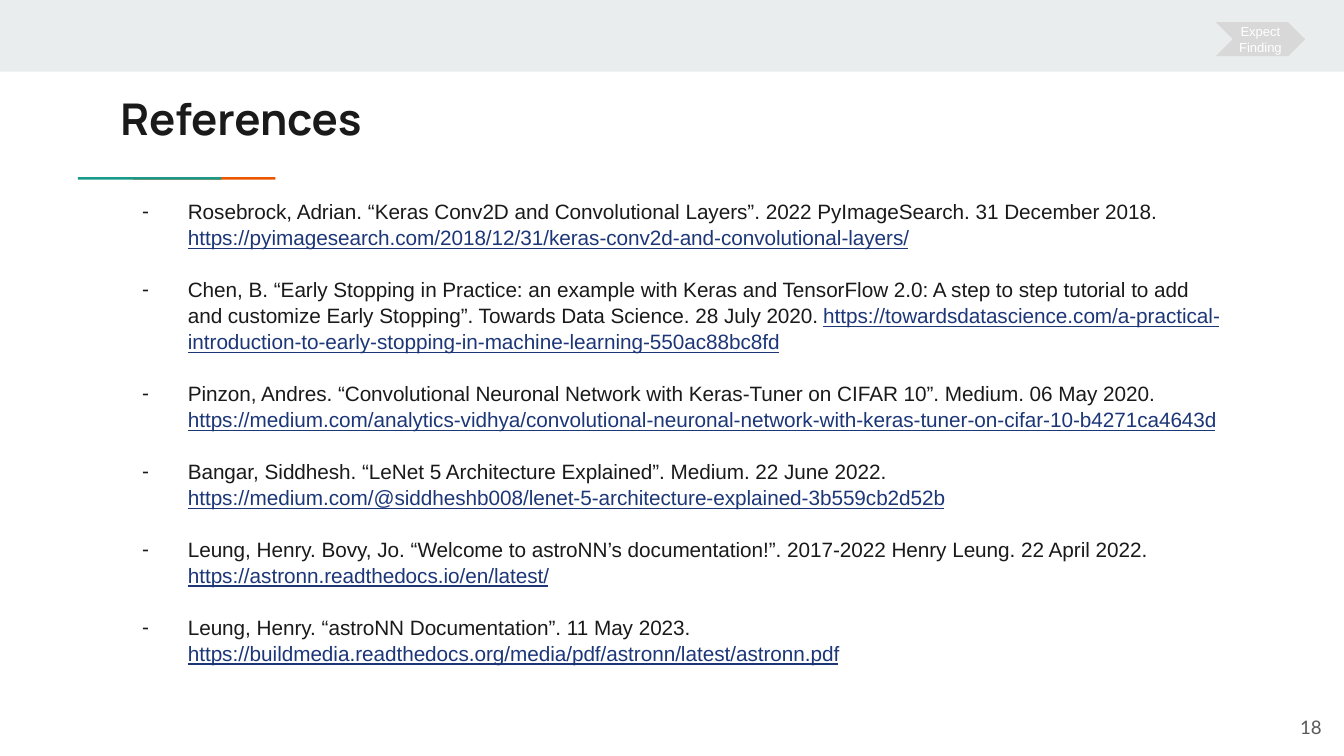
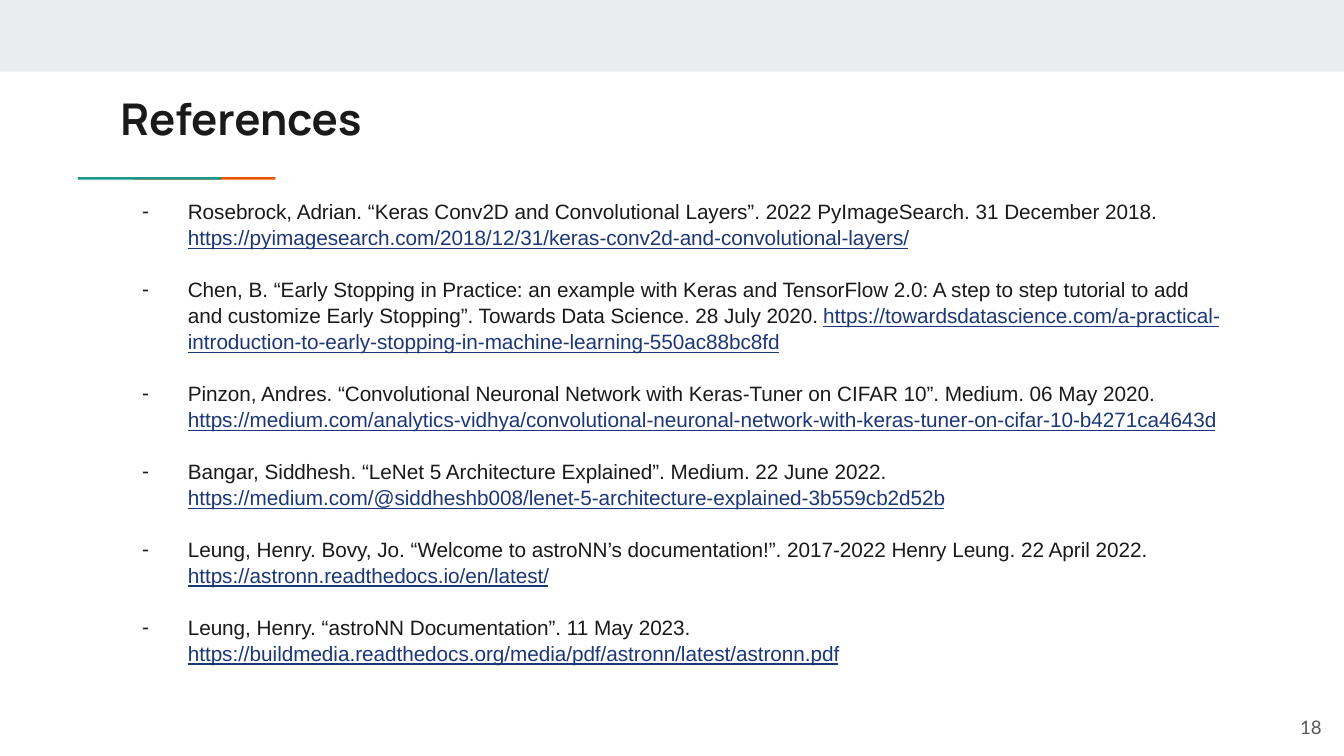
Before and after one commit to vamshig21/Machine-Learning-Predictive-Analytics-Project, a slide deck: slide 18 of Presentation_project_Image_Classification_vg.pptx. Drawn at 1344x756 pixels with LibreOffice and Linux fonts; fonts in the diff are those of the drawing. Boxes give left, top, right and bottom in pixels: in the first picture for what was removed or moved away, otherwise in the second. Text is boxed around its words. In the diff, an @@ line names an element or a change of style, - is before the commit and + after.

```diff
--- a/Presentation_project_Image_Classification_vg.pptx
+++ b/Presentation_project_Image_Classification_vg.pptx
@@ chevron removed at <box>1216,23,1306,56</box> @@
-Expect Finding
```
Also in this commit, not shown: 11 other slides changed.
